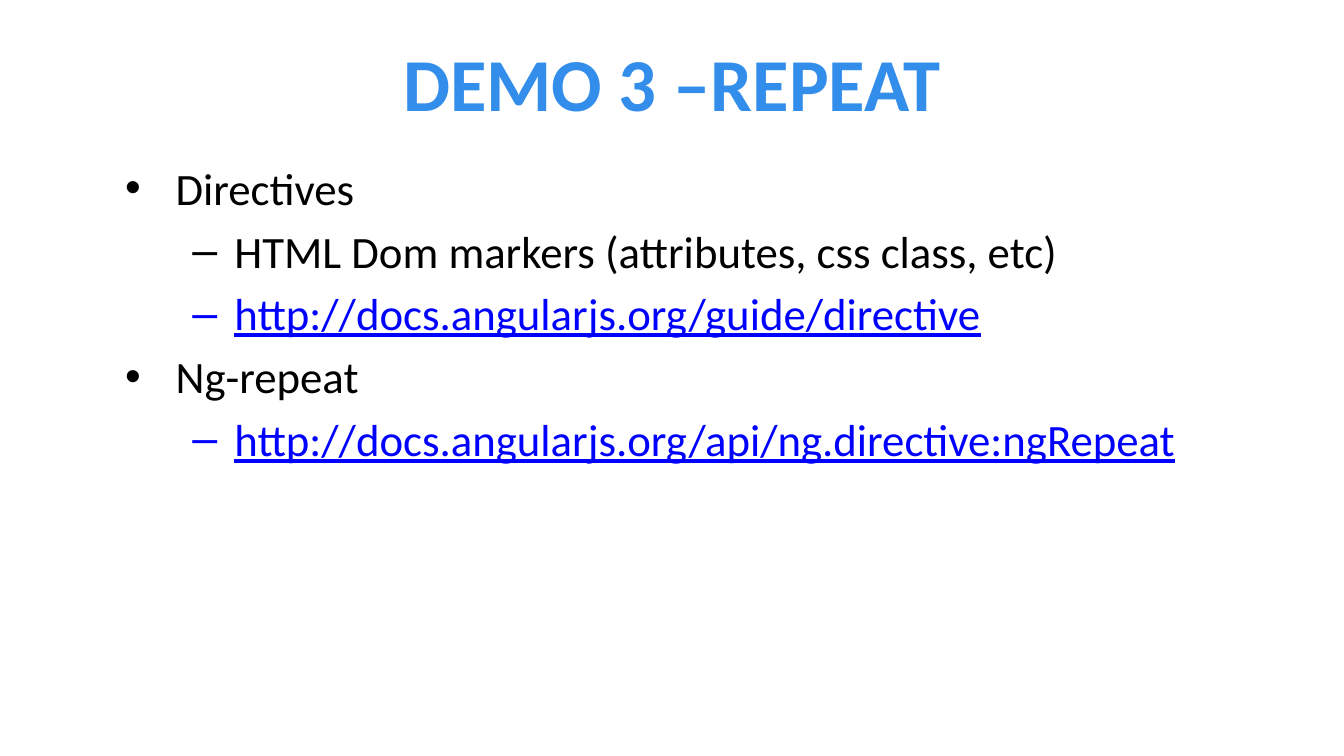
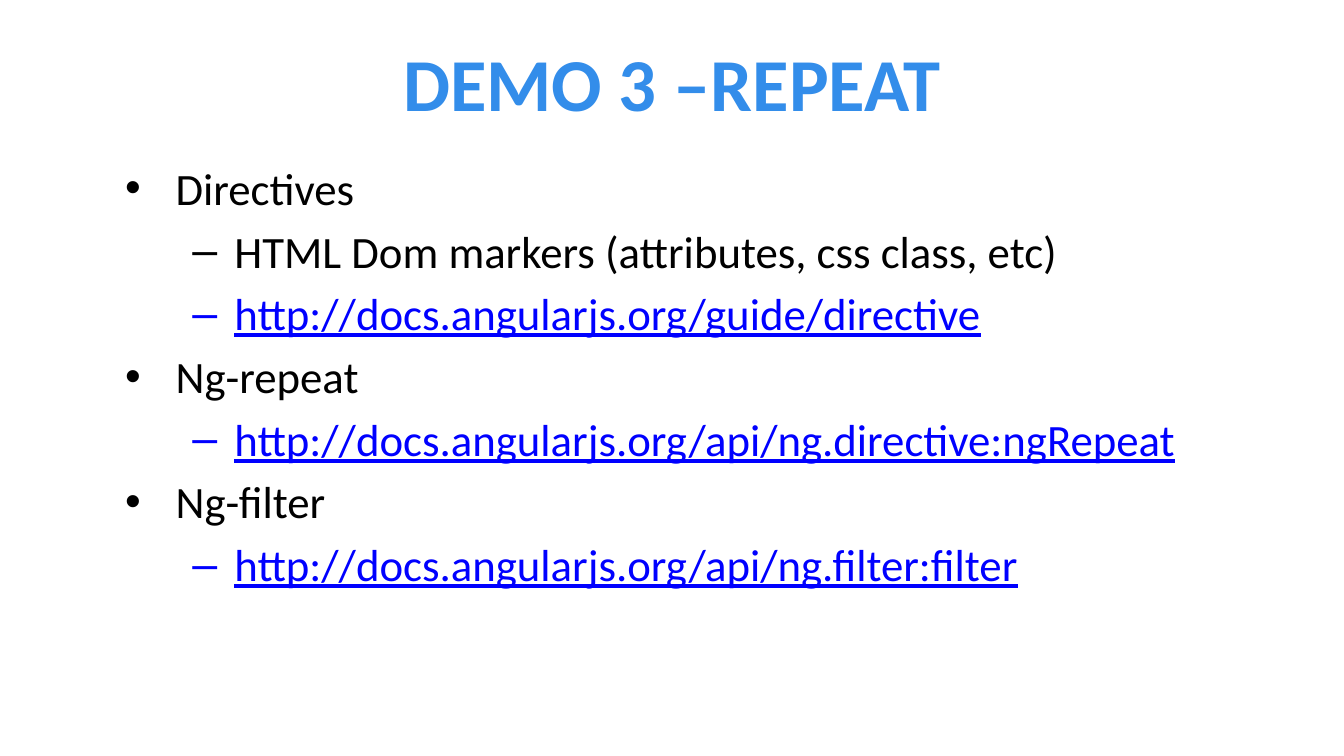
Before and after one commit to jptacek/JPtacek.com, a slide deck: slide 9 of src/documents/2014/05/maddotnet-ug-presentation/AngularJS.pptx (slide 8 before the commit). Drawn at 1344x756 pixels with LibreOffice and Linux fonts; fonts in the diff are those of the drawing; background and template pictures are left out. Boxes give left, top, right and bottom in pixels: in the first picture for what was removed or moved away, otherwise in the second. Text is boxed around its words. In the diff, an @@ line names an element or a change of style, - is before the commit and + after.

```diff
--- a/src/documents/2014/05/maddotnet-ug-presentation/AngularJS.pptx
+++ b/src/documents/2014/05/maddotnet-ug-presentation/AngularJS.pptx
@@ text at [176,487,1017,589]: paragraphs added @@
+• Ng-filter
+  – http://docs.angularjs.org/api/ng.filter:filter
```
Also in this commit, not shown: 4 other slides changed, 3 slides added, 1 other file.
